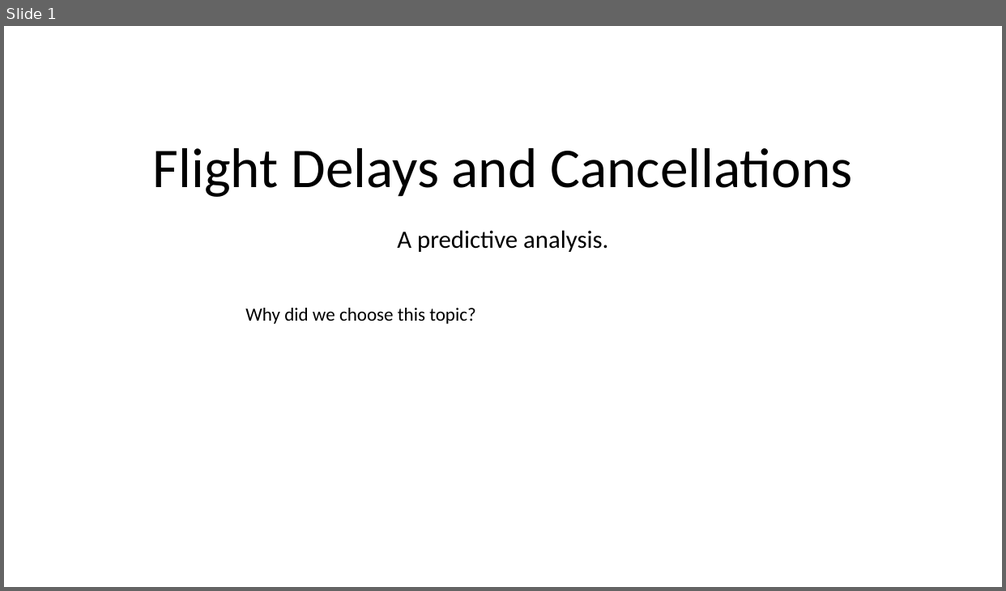
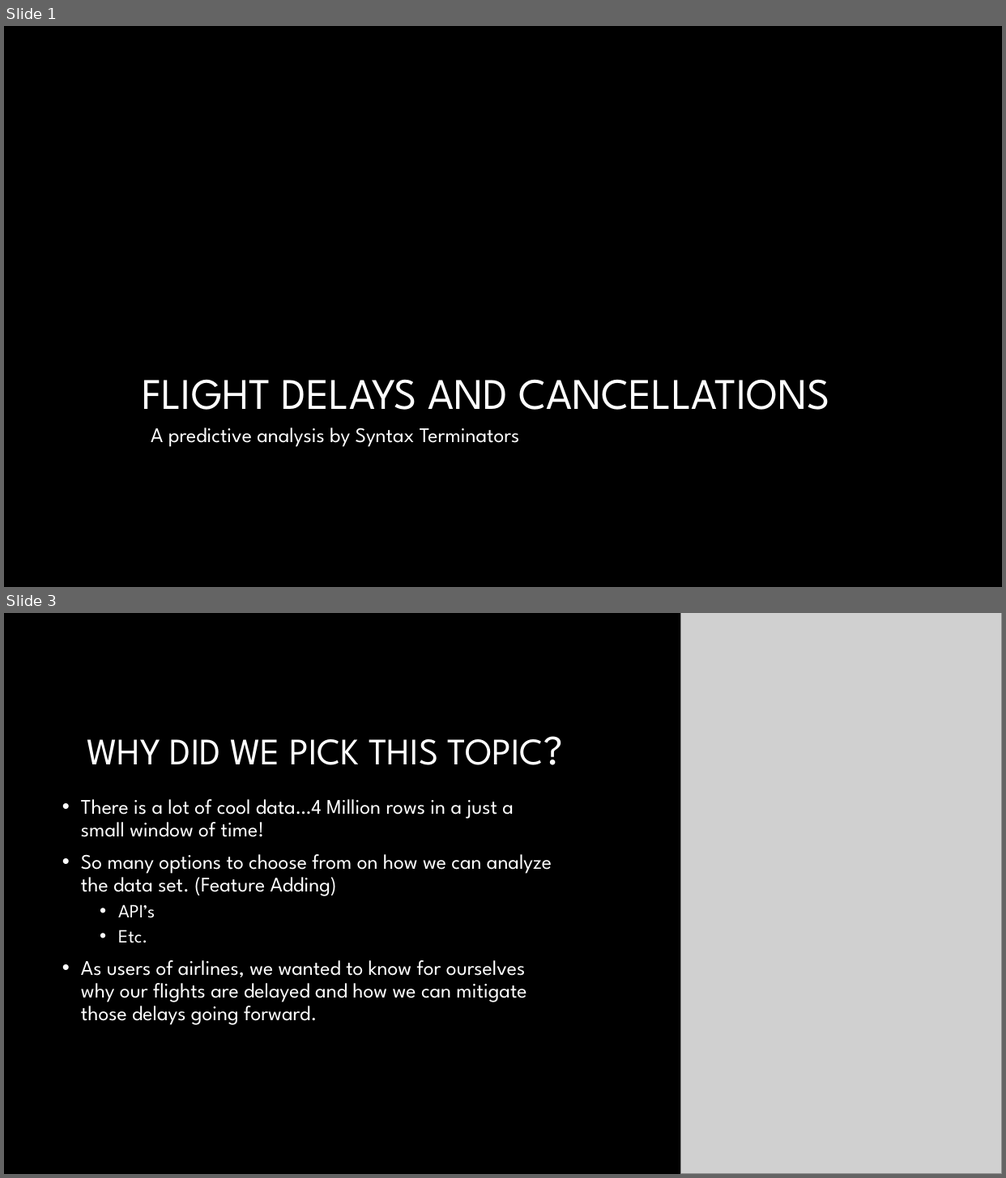
Before and after one commit to Adam-Warrick/Causes_of_Flight_Delays_and_Cancellations, a slide deck: Flight_Delays_and_Cancellations.pptx. Shown one above the other, each under a label of ours: slide 1 before the commit, slides 1 and 3 after it; the slides between them are not shown. The pictures are 1006x591 and 1006x1178 pixels, drawn with LibreOffice and Linux fonts; fonts in the diff are those of the drawing; grey boxes stand for pictures; background and template pictures are left out. Boxes give left, top, right and bottom in pixels: in the first picture for what was removed or moved away, otherwise in the second. Text is boxed around its words. In the diff, an @@ line names an element or a change of style, - is before the commit and + after.

```diff
--- a/Flight_Delays_and_Cancellations.pptx
+++ b/Flight_Delays_and_Cancellations.pptx
@@ slide 3 added at bbox=[4, 613, 1002, 1174], background #000000 @@
@@ picture added at bbox=[681, 613, 1002, 1174] @@
@@ title added at bbox=[87, 739, 543, 765], 36 pt, text #FFFFFF @@
+WHY DID WE PICK THIS TOPIC?
@@ text added at bbox=[81, 799, 552, 1025], 20 pt, text #FFFFFF @@
+• There is a lot of cool data…4 Million rows in a just a small window of time!
+• So many options to choose from on how we can analyze the data set. (Feature Adding)
+  • API’s
+  • Etc.
+• As users of airlines, we wanted to know for ourselves why our flights are delayed and how we can mitigate those delays going forward.
@@ slide 1 changed as well @@
@@ background #FFFFFF to picture (left out) @@
@@ text removed at bbox=[245, 308, 476, 324] @@
-Why did we choose this topic?
@@ title at bbox=[142, 379, 829, 410]: text changed; size 54 to 42 pt; font Calibri to League Spartan; text colour #000000 to #FFFFFF @@
-Flight Delays and Cancellations
+FLIGHT DELAYS AND CANCELLATIONS
@@ subtitle at bbox=[151, 428, 520, 447]: text changed; size 24 to 20 pt; font Calibri to League Spartan; text colour #000000 to #FFFFFF @@
-A predictive analysis.
+A predictive analysis by Syntax Terminators
```
Also in this commit, not shown: 4 other slides changed, 5 other slides added, 2 slides removed.
